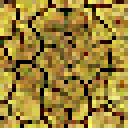
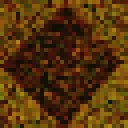
Before/after of a 128 × 128 layered artwork. What changed in the layer stack:
added layer "Pasted Layer #4" (overlay, 25%) above "Pasted Layer #3" over [0, 0, 128, 128]
added layer "Pasted Layer #3" (color burn, 80%) above "Pasted Layer #2" over [0, 0, 128, 128]
hid "Pasted Layer #2" over [0, 0, 128, 128]
